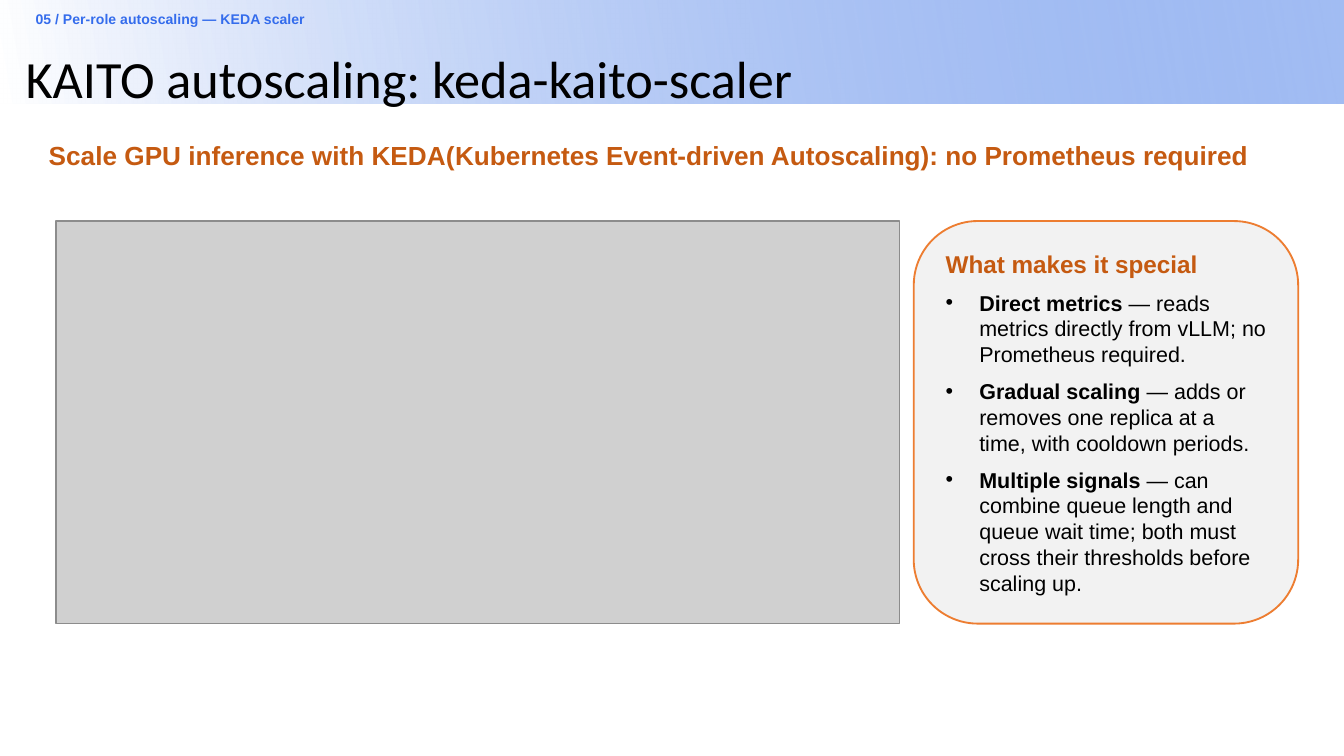
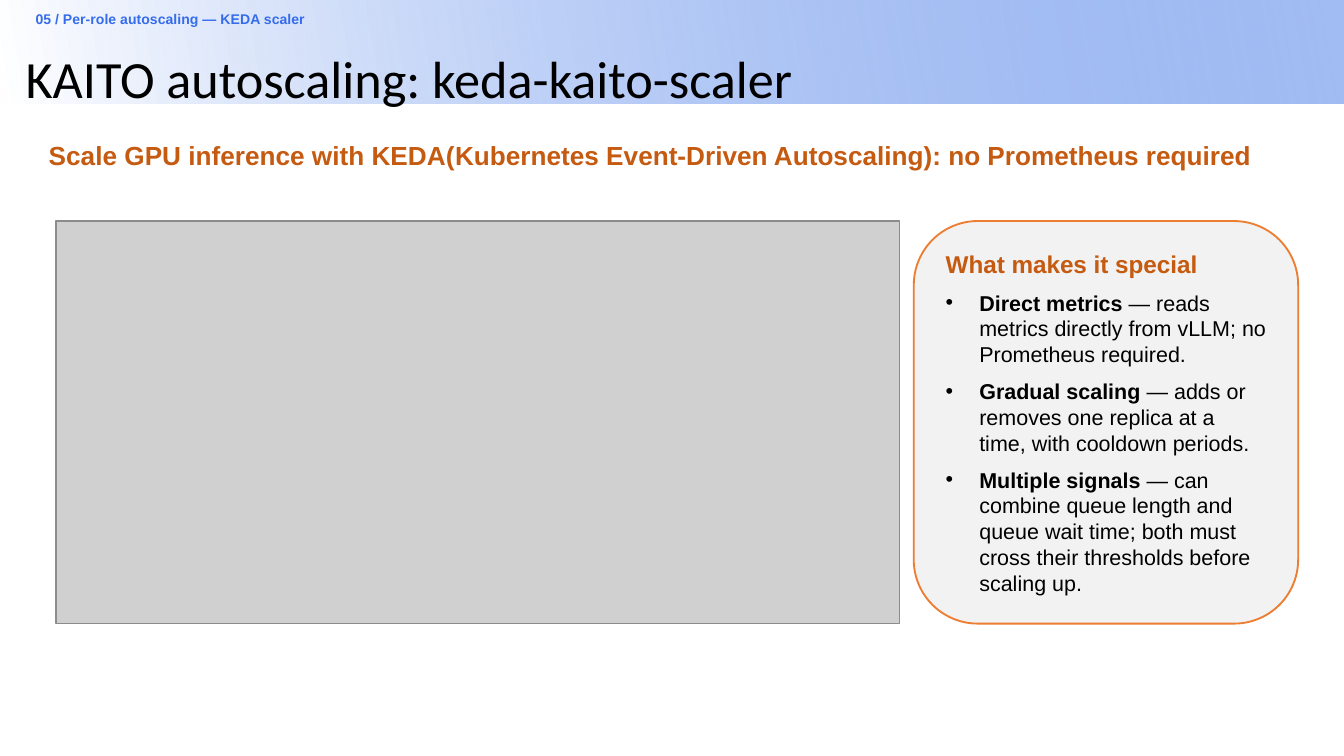
Before and after one commit to andyzhangx/demo, a slide deck: slide 24 of llm/pd-disaggregation/kubecon-na-2026-pd-disaggregation-kaito-llmd.pptx (slide 25 before the commit). Drawn at 1344x756 pixels with LibreOffice and Linux fonts; fonts in the diff are those of the drawing; grey boxes stand for pictures; background and template pictures are left out. Boxes give left, top, right and bottom in pixels: in the first picture for what was removed or moved away, otherwise in the second. Text is boxed around its words. In the diff, an @@ line names an element or a change of style, - is before the commit and + after.

```diff
--- a/llm/pd-disaggregation/kubecon-na-2026-pd-disaggregation-kaito-llmd.pptx
+++ b/llm/pd-disaggregation/kubecon-na-2026-pd-disaggregation-kaito-llmd.pptx
@@ text at (x1=49, y1=146, x2=1251, y2=170): text changed @@
-Scale GPU inference with KEDA(Kubernetes Event-driven Autoscaling): no Prometheus required
+Scale GPU inference with KEDA(Kubernetes Event-Driven Autoscaling): no Prometheus required
```
Also in this commit, not shown: 7 other slides changed.
